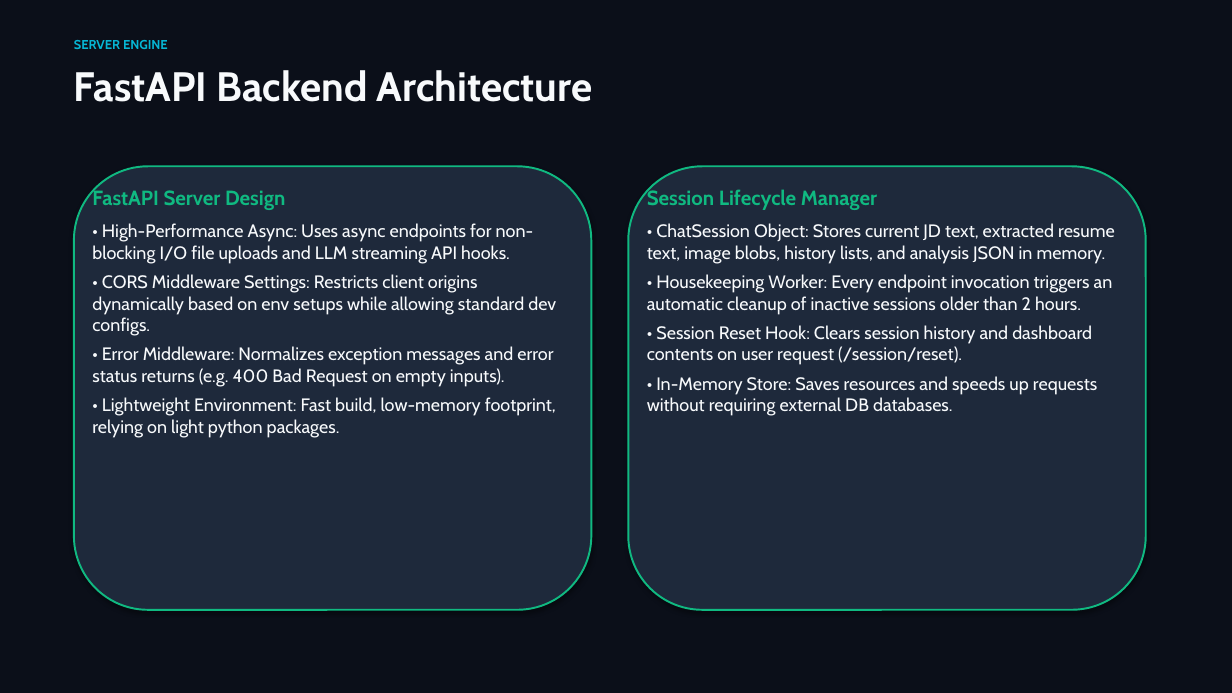
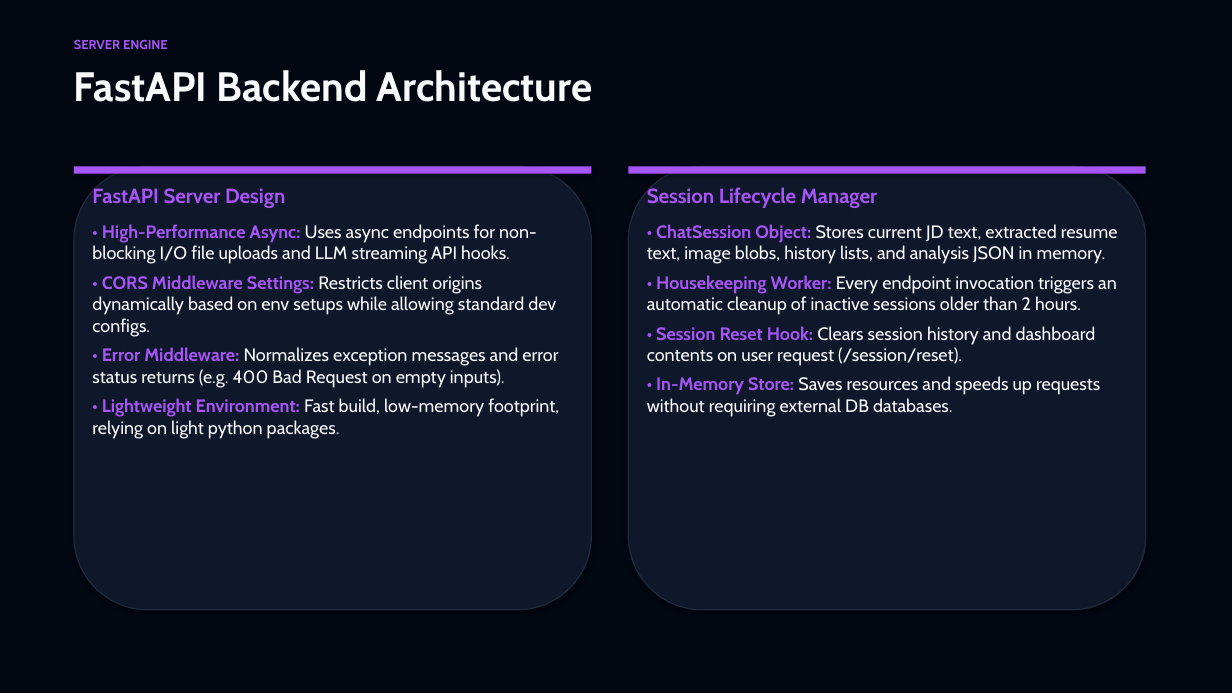
Before and after one commit to dharmrajv532-code/ResumeSensei, a slide deck: slide 9 of ResumeSensei_Presentation.pptx. Drawn at 1232x693 pixels with LibreOffice and Linux fonts; fonts in the diff are those of the drawing. Boxes give left, top, right and bottom in pixels: in the first picture for what was removed or moved away, otherwise in the second. Text is boxed around its words. In the diff, an @@ line names an element or a change of style, - is before the commit and + after.

```diff
--- a/ResumeSensei_Presentation.pptx
+++ b/ResumeSensei_Presentation.pptx
@@ background #0B0F19 to #030712 @@
@@ text "SERVER ENGINE" at bbox=[74, 40, 168, 49]: text colour #06B6D4 to #A855F7 @@
@@ rounded rectangle at bbox=[74, 166, 592, 610]: fill #1E293B to #0F172A; outline #10B981 1.5 pt to #1E293B 1 pt @@
@@ rectangle added at bbox=[74, 166, 592, 174], fill #A855F7 @@
@@ rounded rectangle at bbox=[628, 166, 1146, 610]: fill #1E293B to #0F172A; outline #10B981 1.5 pt to #1E293B 1 pt @@
@@ rectangle added at bbox=[628, 166, 1146, 174], fill #A855F7 @@
@@ text "FastAPI Server Design" at bbox=[92, 188, 559, 439]: text colour #10B981 to #A855F7 in "FastAPI Server Design"; text colour #F8FAFC to #A855F7, bold on in "• High-Performance Async:", "• CORS Middleware Settings:", "• Error Middleware:", "• Lightweight Environment:"; more space between paragraphs @@
@@ text "Session Lifecycle Manager" at bbox=[647, 187, 1118, 417]: text colour #10B981 to #A855F7 in "Session Lifecycle Manager"; text colour #F8FAFC to #A855F7, bold on in "• ChatSession Object:", "• Housekeeping Worker:", "• Session Reset Hook:", "• In-Memory Store:"; more space between paragraphs @@
```
Also in this commit, not shown: 19 other slides changed, 1 other file.
